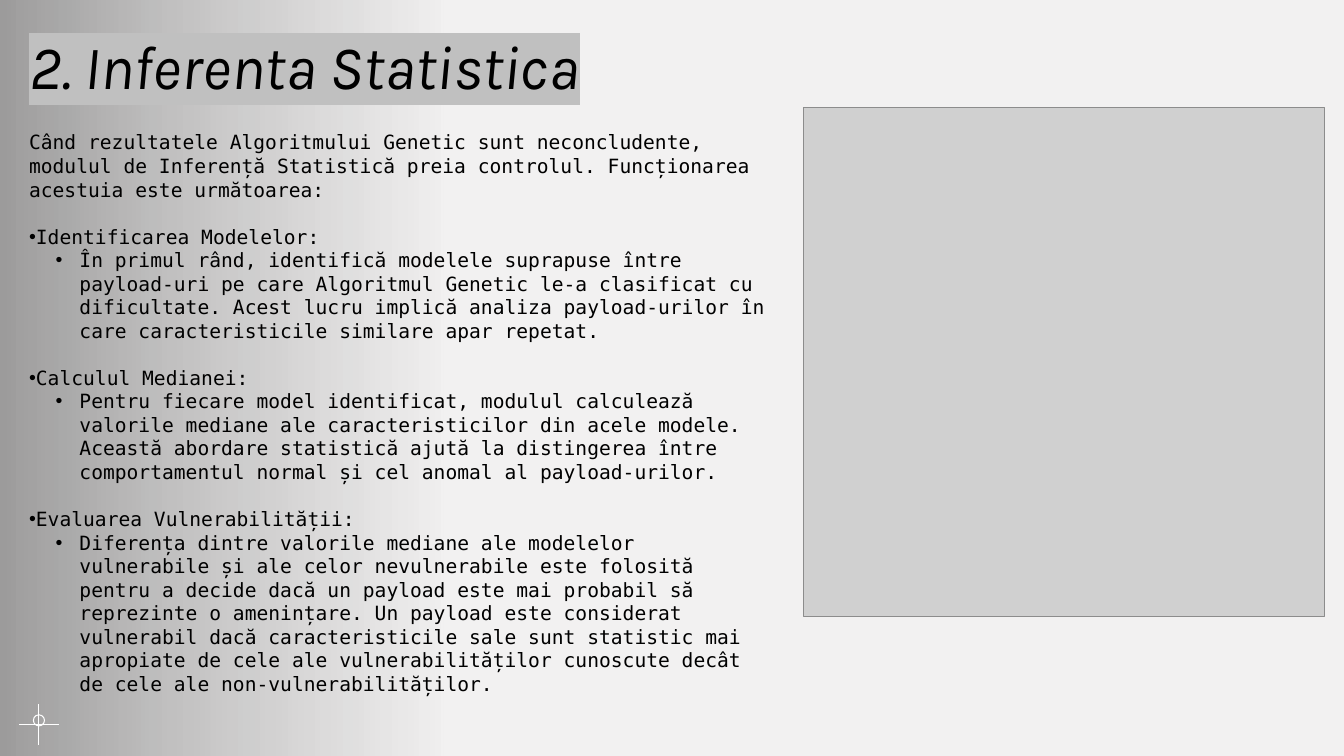
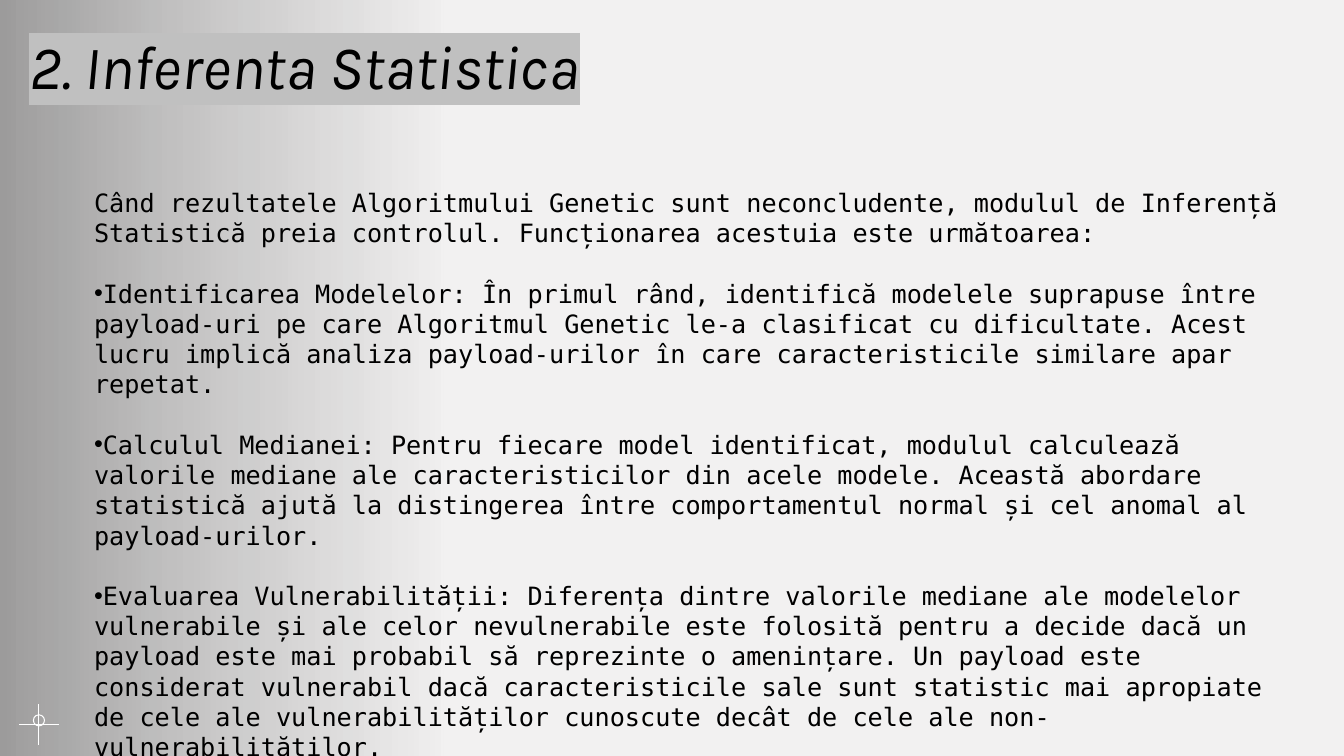
Before and after one commit to AntonioN09/ProiectTSS, a slide deck: slide 12 of Proiect_TSS.pptx (slide 11 before the commit). Drawn at 1344x756 pixels with LibreOffice and Linux fonts; fonts in the diff are those of the drawing; grey boxes stand for pictures; background and template pictures are left out. Boxes give left, top, right and bottom in pixels: in the first picture for what was removed or moved away, otherwise in the second. Text is boxed around its words. In the diff, an @@ line names an element or a change of style, - is before the commit and + after.

```diff
--- a/Proiect_TSS.pptx
+++ b/Proiect_TSS.pptx
@@ picture removed at <box>805,107,1326,616</box> @@
@@ text "Când rezultatele Algoritmului Genetic sunt ...": place and size @@
-text "Când rezultatele Algoritmului Genetic sunt ..." at <box>29,134,765,696</box>
+text "Când rezultatele Algoritmului Genetic sunt ..." at <box>94,192,1278,697</box>
@@ text at <box>94,192,1278,248</box>: size 14 to 18 pt in "Când rezultatele Algoritmului Genetic sunt neconcludente, mo ..." @@
@@ text at <box>94,282,1256,697</box>: text changed; size 14 to 18 pt @@
-• Identificarea Modelelor:
-  • În primul rând, identifică modelele suprapuse între payload-uri pe care Algoritmul Genetic le-a clasificat cu dificultate. Acest lucru implică analiza payload-urilor în care caracteristicile similare apar repetat.
-• Calculul Medianei:
-  • Pentru fiecare model identificat, modulul calculează valorile mediane ale caracteristicilor din acele modele. Această abordare statistică ajută la distingerea între comportamentul normal și cel anomal al payload-urilor.
-• Evaluarea Vulnerabilității:
-  • Diferența dintre valorile mediane ale modelelor vulnerabile și ale celor nevulnerabile este folosită pentru a decide dacă un payload este mai probabil să reprezinte o amenințare. Un payload este considerat vulnerabil dacă caracteristicile sale sunt statistic mai apropiate de cele ale vulnerabilităților cunoscute decât de cele ale non-vulnerabilităților.
+• Identificarea Modelelor: În primul rând, identifică modelele suprapuse între payload-uri pe care Algoritmul Genetic le-a clasificat cu dificultate. Acest lucru implică analiza payload-urilor în care caracteristicile similare apar repetat.
+• Calculul Medianei: Pentru fiecare model identificat, modulul calculează valorile mediane ale caracteristicilor din acele modele. Această abordare statistică ajută la distingerea între comportamentul normal și cel anomal al payload-urilor.
+• Evaluarea Vulnerabilității: Diferența dintre valorile mediane ale modelelor vulnerabile și ale celor nevulnerabile este folosită pentru a decide dacă un payload este mai probabil să reprezinte o amenințare. Un payload este considerat vulnerabil dacă caracteristicile sale sunt statistic mai apropiate de cele ale vulnerabilităților cunoscute decât de cele ale non-vulnerabilităților.
```
Also in this commit, not shown: 4 other slides changed, 8 slides added, 1 slide removed, 2 other files.
